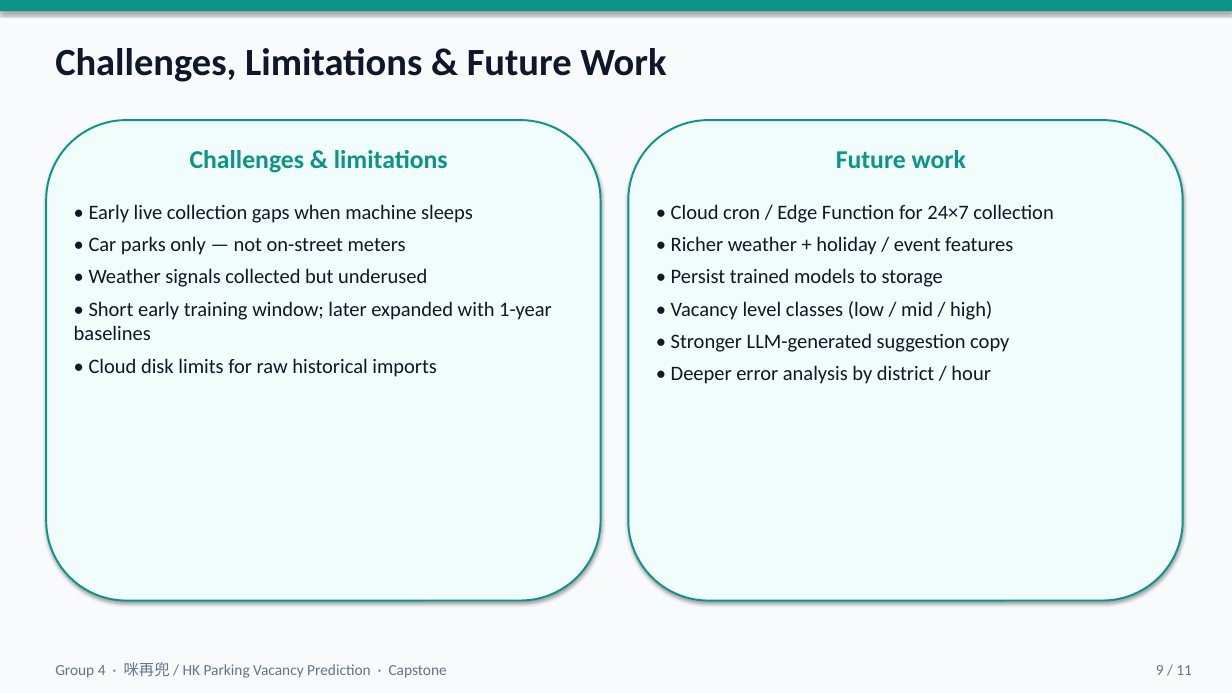
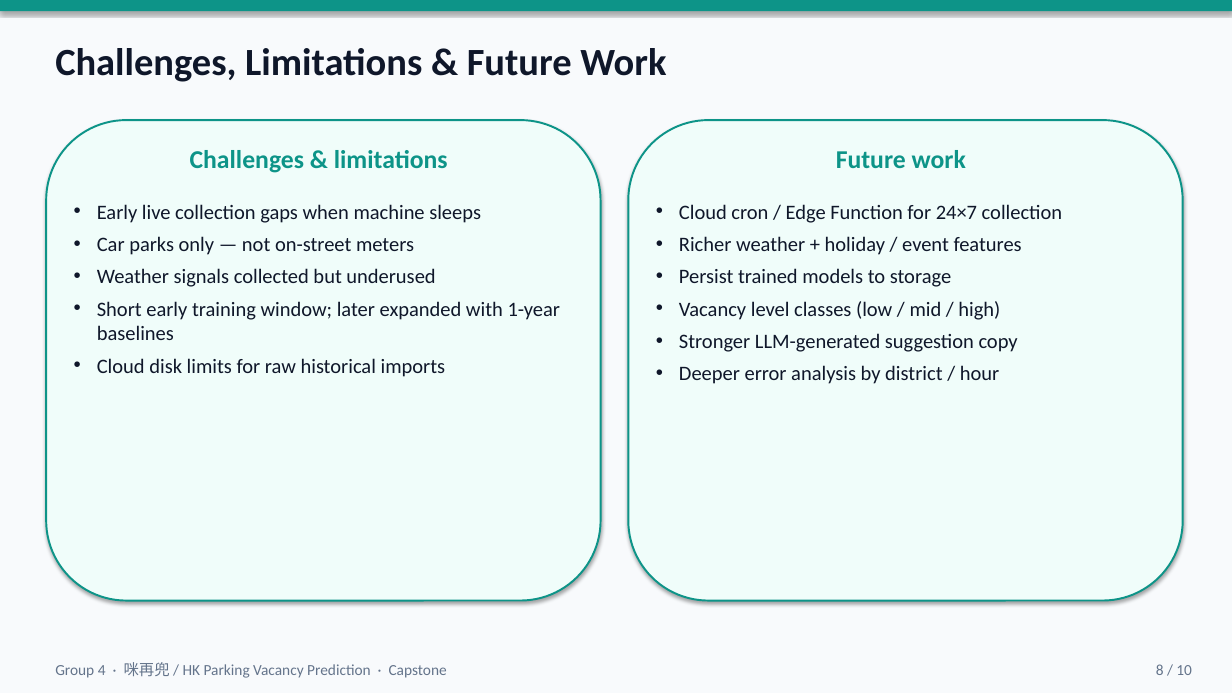
Before and after one commit to keithlky1992/hk-parking-vacancy-prediction, a slide deck: slide 8 of presentation/Group4_HK_Parking_Vacancy_Prediction.pptx (slide 9 before the commit). Drawn at 1232x693 pixels with LibreOffice and Linux fonts; fonts in the diff are those of the drawing. Boxes give left, top, right and bottom in pixels: in the first picture for what was removed or moved away, otherwise in the second. Text is boxed around its words. In the diff, an @@ line names an element or a change of style, - is before the commit and + after.

```diff
--- a/presentation/Group4_HK_Parking_Vacancy_Prediction.pptx
+++ b/presentation/Group4_HK_Parking_Vacancy_Prediction.pptx
@@ text at bbox=[97, 204, 561, 377]: text changed @@
-• Early live collection gaps when machine sleeps
-• Car parks only — not on-street meters
-• Weather signals collected but underused
-• Short early training window; later expanded with 1-year baselines
-• Cloud disk limits for raw historical imports
+• Early live collection gaps when machine sleeps
+• Car parks only — not on-street meters
+• Weather signals collected but underused
+• Short early training window; later expanded with 1-year baselines
+• Cloud disk limits for raw historical imports
@@ text at bbox=[679, 204, 1063, 384]: text changed @@
-• Cloud cron / Edge Function for 24×7 collection
-• Richer weather + holiday / event features
-• Persist trained models to storage
-• Vacancy level classes (low / mid / high)
-• Stronger LLM-generated suggestion copy
-• Deeper error analysis by district / hour
+• Cloud cron / Edge Function for 24×7 collection
+• Richer weather + holiday / event features
+• Persist trained models to storage
+• Vacancy level classes (low / mid / high)
+• Stronger LLM-generated suggestion copy
+• Deeper error analysis by district / hour
@@ text at bbox=[1156, 664, 1192, 675]: text changed @@
-9 / 11
+8 / 10
```
Also in this commit, not shown: 9 other slides changed, 1 slide removed, 6 other files.
